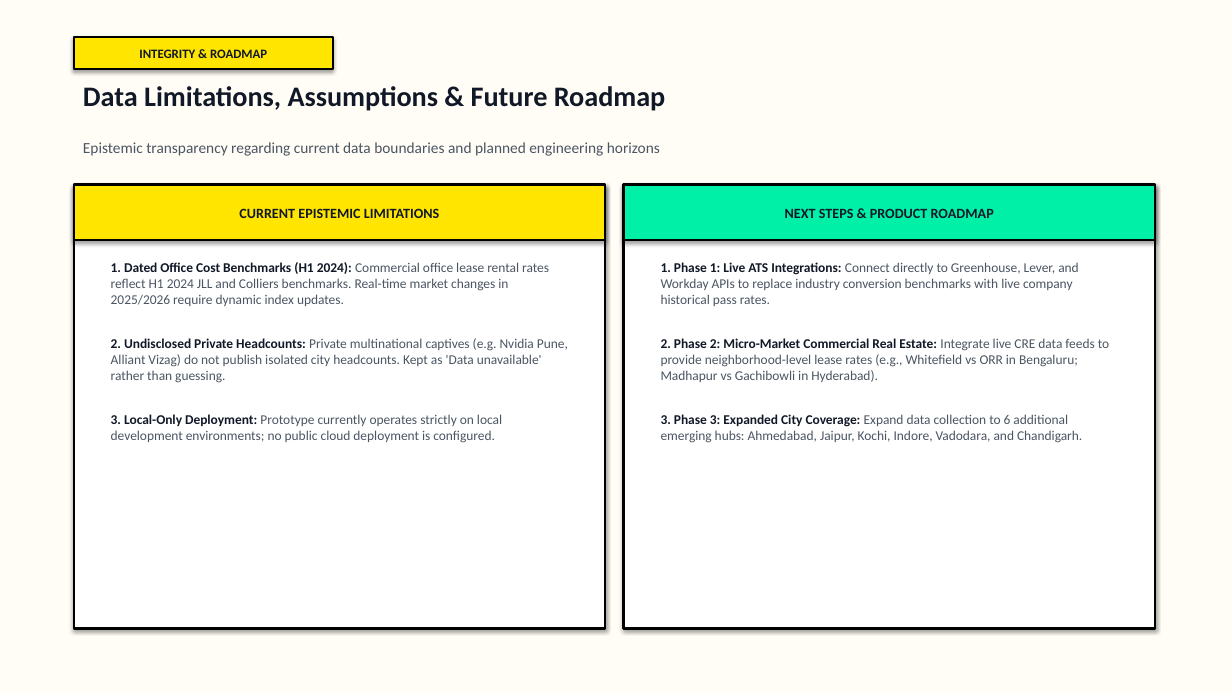
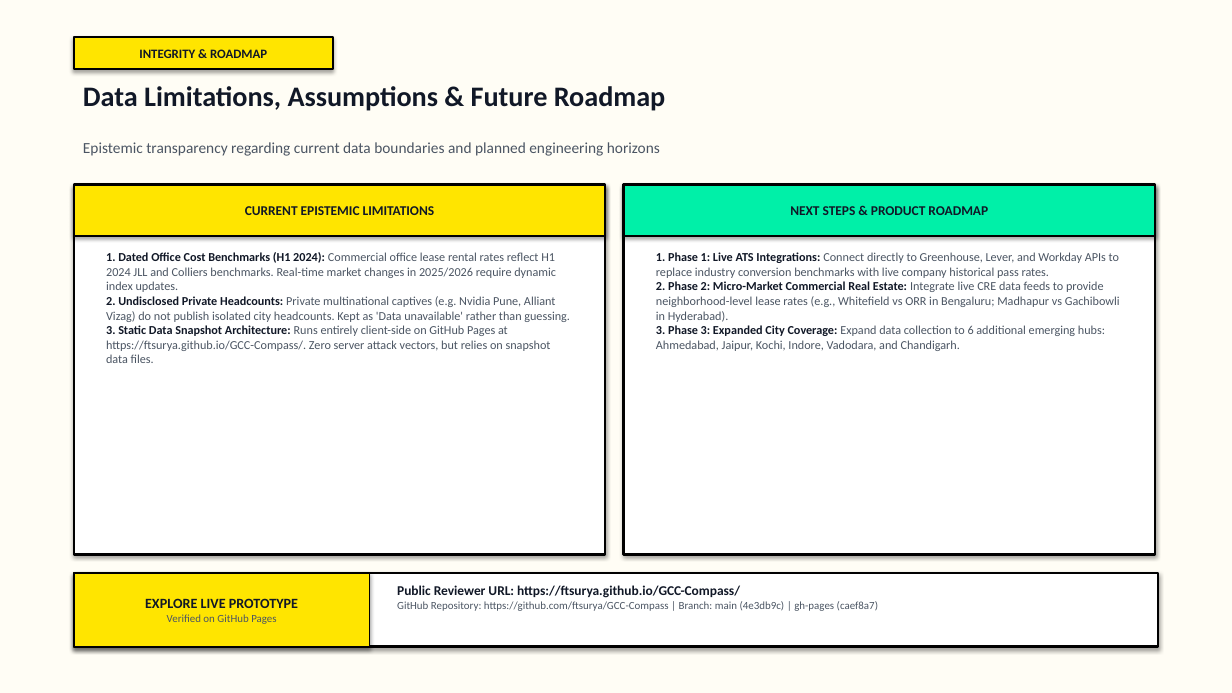
Before and after one commit to ftsurya/GCC-Compass, a slide deck: slide 10 of presentation/GCC_Compass_Product_Presentation.pptx. Drawn at 1232x693 pixels with LibreOffice and Linux fonts; fonts in the diff are those of the drawing. Boxes give left, top, right and bottom in pixels: in the first picture for what was removed or moved away, otherwise in the second. Text is boxed around its words. In the diff, an @@ line names an element or a change of style, - is before the commit and + after.

Commit message:
docs(presentation): update 10-slide deck with live GitHub Pages deployment and reviewer CTA

```diff
--- a/presentation/GCC_Compass_Product_Presentation.pptx
+++ b/presentation/GCC_Compass_Product_Presentation.pptx
@@ rectangle "CURRENT EPISTEMIC LIMITATIONS": place and size @@
-rectangle "CURRENT EPISTEMIC LIMITATIONS" at [74,185,605,240]
+rectangle "CURRENT EPISTEMIC LIMITATIONS" at [74,185,605,236]
@@ rectangle "CURRENT EPISTEMIC LIMITATIONS" at [74,185,605,236]: size 11 to 10.5 pt @@
@@ rectangle: place and size @@
-rectangle at [74,185,605,628]
+rectangle at [74,185,605,555]
@@ rectangle "NEXT STEPS & PRODUCT ROADMAP" at [624,185,1155,236]: size 11 to 10.5 pt @@
@@ rectangle "NEXT STEPS & PRODUCT ROADMAP": place and size @@
-rectangle "NEXT STEPS & PRODUCT ROADMAP" at [624,185,1155,240]
+rectangle "NEXT STEPS & PRODUCT ROADMAP" at [624,185,1155,236]
@@ rectangle: place and size @@
-rectangle at [624,185,1155,628]
+rectangle at [624,185,1155,555]
@@ text "1. Dated Office Cost Benchmarks ...": place and size @@
-text "1. Dated Office Cost Benchmarks ..." at [111,262,568,443]
+text "1. Dated Office Cost Benchmarks ..." at [106,252,570,363]
@@ text at [106,252,570,322]: size 10.5 to 9.5 pt in "1. Dated Office Cost Benchmarks (H1 2024): ...", "2. Undisclosed Private Headcounts: Private multinational cap ..." @@
@@ text "1. Phase 1: Live ATS ...": place and size @@
-text "1. Phase 1: Live ATS ..." at [661,262,1109,443]
+text "1. Phase 1: Live ATS ..." at [656,252,1120,351]
@@ text "1. Phase 1: Live ATS ..." at [656,252,1120,351]: size 10.5 to 9.5 pt @@
@@ text at [106,325,551,363]: text changed; size 10.5 to 9.5 pt @@
-3. Local-Only Deployment: Prototype currently operates strictly on local development environments; no public cloud deployment is configured.
+3. Static Data Snapshot Architecture: Runs entirely client-side on GitHub Pages at https://ftsurya.github.io/GCC-Compass/. Zero server attack vectors, but relies on snapshot data files.
@@ rectangle added at [74,573,1158,647], fill #FFFFFF, outline #000000 2 pt @@
@@ rectangle added at [74,573,370,647], fill #FFE500, outline #000000 1.5 pt, 8.5 pt, text #4B5563 @@
+EXPLORE LIVE PROTOTYPE
+Verified on GitHub Pages
@@ text added at [397,585,878,611], 8.5 pt, text #4B5563 @@
+Public Reviewer URL: https://ftsurya.github.io/GCC-Compass/
+GitHub Repository: https://github.com/ftsurya/GCC-Compass | Branch: main (4e3db9c) | gh-pages (caef8a7)
```
Also in this commit, not shown: 2 other slides changed, 5 other files.
